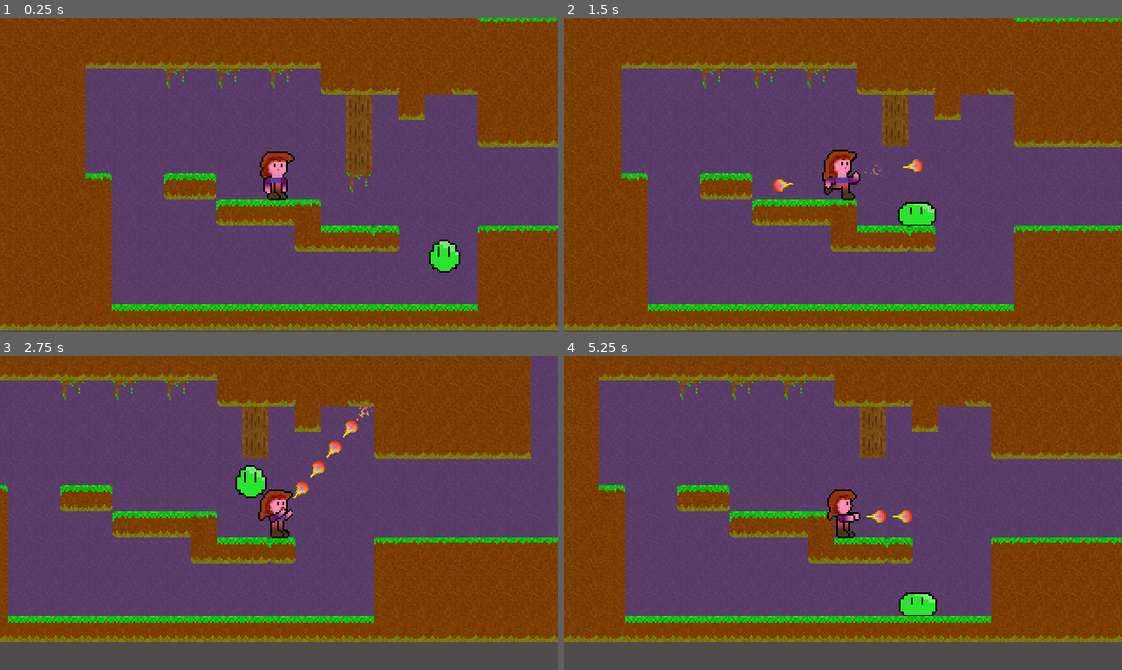
Above: before the commit, frames 1-4 (two rows, left to right).
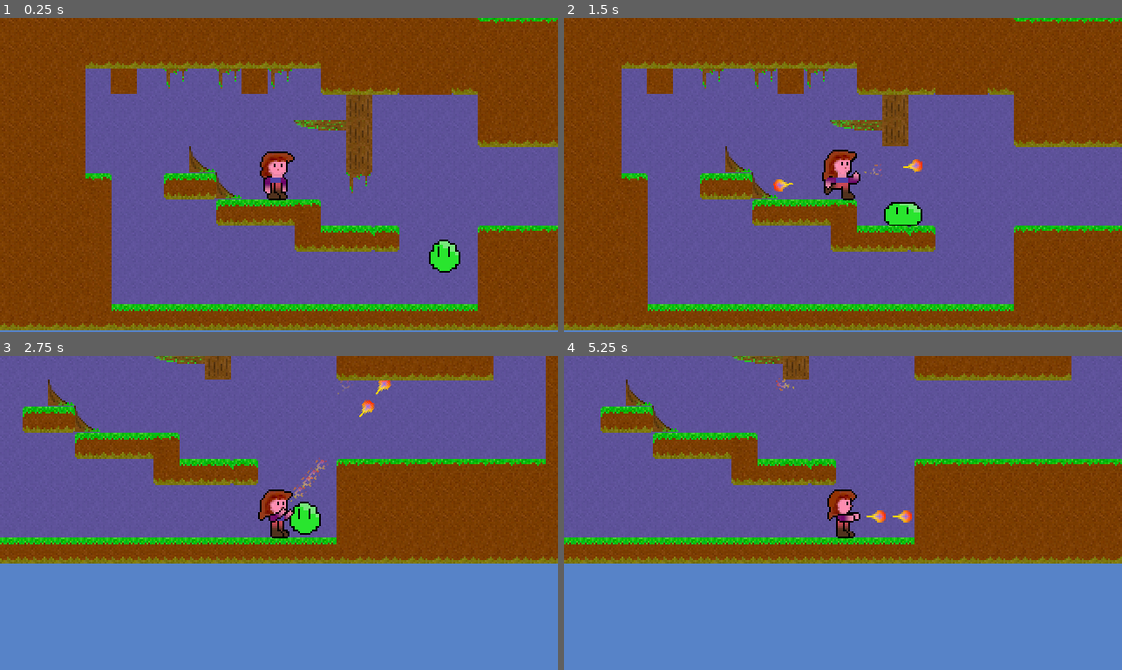
Above: after the commit, the same moments.

Repository: Teaching-myself-Godot/godot-zelia
Game: Godot game, scene res://game.tscn
Same seed, same stepped clock (60 frames per second), same inputs: the game is played once before the commit and once after it.
Inputs (mouse positions are in pixels of both pictures, inside the frame that each line leads up to):
- Up to frame 1 (0.25 s): no input
- Up to frame 2 (1.5 s): move the mouse to (965, 159) at 0.52 s; press the mouse at (965, 159) at 0.53 s; hold D (Run right) from 0.53 s (still down); tap W (Jump) at 0.77 s; move the mouse to (731, 190) at 1.27 s; release the mouse at (731, 190) at 1.28 s; click (731, 190) at 1.35 s
- Up to frame 3 (2.75 s): tap W (Jump) at 1.52 s; move the mouse to (334, 443) at 2.02 s; release D (Run right) at 2.03 s; press the mouse at (334, 443) at 2.03 s; hold A (Run left) from 2.03 s (still down)
- Up to frame 4 (5.25 s): move the mouse to (815, 575) at 2.77 s; release A (Run left) at 2.78 s; release the mouse at (815, 575) at 2.78 s; hold D (Run right) 2.78-4.28 s; click (815, 575) at 2.85 s; tap W (Jump) at 3.02, 3.77, 4.52 s; move the mouse to (1010, 560) at 3.52 s; press the mouse at (1010, 560) at 3.53 s; move the mouse to (675, 465) at 4.27 s; release the mouse at (675, 465) at 4.28 s; hold A (Run left) 4.28-5.03 s; click (675, 465) at 4.35 s; move the mouse to (870, 513) at 5.02 s; press the mouse at (870, 513) at 5.03 s; hold D (Run right) from 5.03 s (still down)

The runs differ from the first frame. In frame 1, 46% of the frame differs, in the area x 0-100%, y 16-100%; in frame 2, 48%; in frame 3, 94%; in frame 4, 94%, in the area x 0-100%, y 0-100%.

Commit message:
copies polygons for breakable terrains.

Diff:
--- a/game.gd
+++ b/game.gd
@@ -20,9 +20,11 @@
 	spell.velocity = Vector2.from_angle(direction) * 150.0
 
 
-func _on_breakable_terrains_add_breakable_tile(position, texture, atlas_coords, hp, falls_down):
+func _on_breakable_terrains_add_breakable_tile(
+	position, texture, atlas_coords, collisigon, hp, falls_down):
 	var breakable_tile = BreakableTile.instantiate()
 	breakable_tile.position = position
+	breakable_tile.collisigon = collisigon
 	breakable_tile.hp = hp
 	breakable_tile.texture = texture
 	breakable_tile.atlas_coords = atlas_coords
--- a/game.tscn
+++ b/game.tscn
@@ -29,11 +29,11 @@
 layer_0/tile_data = PackedInt32Array(196604, 262144, 0, 196605, 262144, 0, 262141, 65536, 65537, 262142, 65536, 65537,  …(10128 unchanged characters)…
 
 [node name="BreakableTerrains" parent="." instance=ExtResource("6_72jxg")]
-layer_0/tile_data = PackedInt32Array(1048594, 65537, 2, 983058, 65537, 1, 917522, 65537, 1, 851986, 65537, 65537, 851988, 262144, 2)
+layer_0/tile_data = PackedInt32Array(1048594, 65537, 2, 983058, 65537, 1, 917522, 65537, 1, 851986, 65537, 65537, 1048589, 327681, 0, 983052, 327681, 0)
 metadata/hp = 10
 
 [node name="FallingTerrains" parent="." instance=ExtResource("6_72jxg")]
-layer_0/tile_data = PackedInt32Array(786445, 65537, 2, 786443, 65537, 2, 786447, 65537, 2)
+layer_0/tile_data = PackedInt32Array(786445, 65537, 2, 786443, 65537, 2, 786447, 65537, 2, 917521, 65537, 3, 917520, 1, 3, 786441, 327680, 1, 786446, 65536, 65537)
 metadata/hp = 2
 metadata/falls_down = true
 
--- a/project.godot
+++ b/project.godot
@@ -80,3 +80,4 @@
 textures/canvas_textures/default_texture_filter=0
 renderer/rendering_method="gl_compatibility"
 renderer/rendering_method.mobile="gl_compatibility"
+environment/defaults/default_clear_color=Color(0.341176, 0.513726, 0.784314, 1)
--- a/terrains/breakable-terrains.tres
+++ b/terrains/breakable-terrains.tres
@@ -10,32 +10,50 @@
 1:0/0 = 0
 1:0/0/terrain_set = 0
 1:0/0/terrain = 0
+1:0/0/physics_layer_0/linear_velocity = Vector2(0, 0)
+1:0/0/physics_layer_0/angular_velocity = 0.0
+1:0/0/physics_layer_0/polygon_0/points = PackedVector2Array(-7.5, -7.5, 7.5, -7.5, 7.5, 7.5, -7.5, 7.5)
 1:0/0/terrains_peering_bit/bottom_side = 0
 3:0/0 = 0
 3:0/0/terrain_set = 0
 3:0/0/terrain = 0
+3:0/0/physics_layer_0/linear_velocity = Vector2(0, 0)
+3:0/0/physics_layer_0/angular_velocity = 0.0
+3:0/0/physics_layer_0/polygon_0/points = PackedVector2Array(-7.5, -7.5, 7.5, -7.5, 7.5, 7.5, -7.5, 7.5)
 3:0/0/terrains_peering_bit/right_side = 0
 3:0/0/terrains_peering_bit/bottom_side = 0
 4:0/0 = 0
 4:0/0/terrain_set = 0
 4:0/0/terrain = 0
+4:0/0/physics_layer_0/linear_velocity = Vector2(0, 0)
+4:0/0/physics_layer_0/angular_velocity = 0.0
+4:0/0/physics_layer_0/polygon_0/points = PackedVector2Array(-7.5, -7.5, 7.5, -7.5, 7.5, 7.5, -7.5, 7.5)
 4:0/0/terrains_peering_bit/right_side = 0
 4:0/0/terrains_peering_bit/bottom_side = 0
 4:0/0/terrains_peering_bit/left_side = 0
 5:0/0 = 0
 5:0/0/terrain_set = 0
 5:0/0/terrain = 0
+5:0/0/physics_layer_0/linear_velocity = Vector2(0, 0)
+5:0/0/physics_layer_0/angular_velocity = 0.0
+5:0/0/physics_layer_0/polygon_0/points = PackedVector2Array(-7.5, -7.5, 7.5, -7.5, 7.5, 7.5, -7.5, 7.5)
 5:0/0/terrains_peering_bit/bottom_side = 0
 5:0/0/terrains_peering_bit/left_side = 0
 1:1/next_alternative_id = 2
 1:1/0 = 0
 1:1/0/terrain_set = 0
 1:1/0/terrain = 0
+1:1/0/physics_layer_0/linear_velocity = Vector2(0, 0)
+1:1/0/physics_layer_0/angular_velocity = 0.0
+1:1/0/physics_layer_0/polygon_0/points = PackedVector2Array(-7.5, -7.5, 7.5, -7.5, 7.5, 7.5, -7.5, 7.5)
 1:1/0/terrains_peering_bit/bottom_side = 0
 1:1/0/terrains_peering_bit/top_side = 0
 1:1/1 = 1
 1:1/1/terrain_set = 0
 1:1/1/terrain = 0
+1:1/1/physics_layer_0/linear_velocity = Vector2(0, 0)
+1:1/1/physics_layer_0/angular_velocity = 0.0
+1:1/1/physics_layer_0/polygon_0/points = PackedVector2Array(-7.5, -7.5, 7.5, -7.5, 7.5, 7.5, -7.5, 7.5)
 1:1/1/terrains_peering_bit/right_side = 0
 1:1/1/terrains_peering_bit/bottom_side = 0
 1:1/1/terrains_peering_bit/left_side = 0
@@ -43,50 +61,80 @@
 3:1/0 = 0
 3:1/0/terrain_set = 0
 3:1/0/terrain = 0
+3:1/0/physics_layer_0/linear_velocity = Vector2(0, 0)
+3:1/0/physics_layer_0/angular_velocity = 0.0
+3:1/0/physics_layer_0/polygon_0/points = PackedVector2Array(-7.5, -7.5, 7.5, -7.5, 7.5, 7.5, -7.5, 7.5)
 3:1/0/terrains_peering_bit/right_side = 0
 3:1/0/terrains_peering_bit/bottom_side = 0
 3:1/0/terrains_peering_bit/top_side = 0
 4:1/0 = 0
 4:1/0/terrain_set = 0
 4:1/0/terrain = 0
+4:1/0/physics_layer_0/linear_velocity = Vector2(0, 0)
+4:1/0/physics_layer_0/angular_velocity = 0.0
+4:1/0/physics_layer_0/polygon_0/points = PackedVector2Array(-7.5, -7.5, 7.5, -7.5, 7.5, 7.5, -7.5, 7.5)
 5:1/0 = 0
 5:1/0/terrain_set = 0
 5:1/0/terrain = 0
+5:1/0/physics_layer_0/linear_velocity = Vector2(0, 0)
+5:1/0/physics_layer_0/angular_velocity = 0.0
+5:1/0/physics_layer_0/polygon_0/points = PackedVector2Array(-7.5, -7.5, 7.5, -7.5, 7.5, 7.5, -7.5, 7.5)
 5:1/0/terrains_peering_bit/bottom_side = 0
 5:1/0/terrains_peering_bit/left_side = 0
 5:1/0/terrains_peering_bit/top_side = 0
 1:2/0 = 0
 1:2/0/terrain_set = 0
 1:2/0/terrain = 0
+1:2/0/physics_layer_0/linear_velocity = Vector2(0, 0)
+1:2/0/physics_layer_0/angular_velocity = 0.0
+1:2/0/physics_layer_0/polygon_0/points = PackedVector2Array(-7.5, -7.5, 7.5, -7.5, 7.5, 7.5, -7.5, 7.5)
 1:2/0/terrains_peering_bit/top_side = 0
 3:2/0 = 0
 3:2/0/terrain_set = 0
 3:2/0/terrain = 0
+3:2/0/physics_layer_0/linear_velocity = Vector2(0, 0)
+3:2/0/physics_layer_0/angular_velocity = 0.0
+3:2/0/physics_layer_0/polygon_0/points = PackedVector2Array(-7.5, -7.5, 7.5, -7.5, 7.5, 7.5, -7.5, 7.5)
 3:2/0/terrains_peering_bit/right_side = 0
 3:2/0/terrains_peering_bit/top_side = 0
 4:2/0 = 0
 4:2/0/terrain_set = 0
 4:2/0/terrain = 0
+4:2/0/physics_layer_0/linear_velocity = Vector2(0, 0)
+4:2/0/physics_layer_0/angular_velocity = 0.0
+4:2/0/physics_layer_0/polygon_0/points = PackedVector2Array(-7.5, -7.5, 7.5, -7.5, 7.5, 7.5, -7.5, 7.5)
 4:2/0/terrains_peering_bit/right_side = 0
 4:2/0/terrains_peering_bit/left_side = 0
 4:2/0/terrains_peering_bit/top_side = 0
 5:2/0 = 0
 5:2/0/terrain_set = 0
 5:2/0/terrain = 0
+5:2/0/physics_layer_0/linear_velocity = Vector2(0, 0)
+5:2/0/physics_layer_0/angular_velocity = 0.0
+5:2/0/physics_layer_0/polygon_0/points = PackedVector2Array(-7.5, -7.5, 7.5, -7.5, 7.5, 7.5, -7.5, 7.5)
 5:2/0/terrains_peering_bit/left_side = 0
 5:2/0/terrains_peering_bit/top_side = 0
 0:3/0 = 0
 0:3/0/terrain_set = 0
 0:3/0/terrain = 0
+0:3/0/physics_layer_0/linear_velocity = Vector2(0, 0)
+0:3/0/physics_layer_0/angular_velocity = 0.0
+0:3/0/physics_layer_0/polygon_0/points = PackedVector2Array(-7.5, -7.5, 7.5, -7.5, 7.5, 7.5, -7.5, 7.5)
 0:3/0/terrains_peering_bit/right_side = 0
 1:3/0 = 0
 1:3/0/terrain_set = 0
 1:3/0/terrain = 0
+1:3/0/physics_layer_0/linear_velocity = Vector2(0, 0)
+1:3/0/physics_layer_0/angular_velocity = 0.0
+1:3/0/physics_layer_0/polygon_0/points = PackedVector2Array(-7.5, -7.5, 7.5, -7.5, 7.5, 7.5, -7.5, 7.5)
 1:3/0/terrains_peering_bit/right_side = 0
 1:3/0/terrains_peering_bit/left_side = 0
 2:3/0 = 0
 2:3/0/terrain_set = 0
 2:3/0/terrain = 0
+2:3/0/physics_layer_0/linear_velocity = Vector2(0, 0)
+2:3/0/physics_layer_0/angular_velocity = 0.0
+2:3/0/physics_layer_0/polygon_0/points = PackedVector2Array(-7.5, -7.5, 7.5, -7.5, 7.5, 7.5, -7.5, 7.5)
 2:3/0/terrains_peering_bit/left_side = 0
 
 [sub_resource type="TileSetAtlasSource" id="TileSetAtlasSource_dlgml"]
@@ -96,32 +144,50 @@
 1:0/0 = 0
 1:0/0/terrain_set = 0
 1:0/0/terrain = 1
+1:0/0/physics_layer_0/linear_velocity = Vector2(0, 0)
+1:0/0/physics_layer_0/angular_velocity = 0.0
+1:0/0/physics_layer_0/polygon_0/points = PackedVector2Array(-5, 1.125, 0.125, -7.5, 4.625, 0.5, 7.5, 7.5, -7.5, 7.5)
 1:0/0/terrains_peering_bit/bottom_side = 1
 3:0/0 = 0
 3:0/0/terrain_set = 0
 3:0/0/terrain = 1
+3:0/0/physics_layer_0/linear_velocity = Vector2(0, 0)
+3:0/0/physics_layer_0/angular_velocity = 0.0
+3:0/0/physics_layer_0/polygon_0/points = PackedVector2Array(0, 4.625, 5.5, -1.25, 6.375, -7.5, 7.5, -7.5, 7.5, 7.5, -7.5, 7.5)
 3:0/0/terrains_peering_bit/right_side = 1
 3:0/0/terrains_peering_bit/bottom_side = 1
 4:0/0 = 0
 4:0/0/terrain_set = 0
 4:0/0/terrain = 1
+4:0/0/physics_layer_0/linear_velocity = Vector2(0, 0)
+4:0/0/physics_layer_0/angular_velocity = 0.0
+4:0/0/physics_layer_0/polygon_0/points = PackedVector2Array(-7.5, -7.5, 7.5, -7.5, 7.5, 7.5, -7.5, 7.5)
 4:0/0/terrains_peering_bit/right_side = 1
 4:0/0/terrains_peering_bit/bottom_side = 1
 4:0/0/terrains_peering_bit/left_side = 1
 5:0/0 = 0
 5:0/0/terrain_set = 0
 5:0/0/terrain = 1
+5:0/0/physics_layer_0/linear_velocity = Vector2(0, 0)
+5:0/0/physics_layer_0/angular_velocity = 0.0
+5:0/0/physics_layer_0/polygon_0/points = PackedVector2Array(-7.5, -7.5, -3.5, 0.375, 1.5, 4.625, 7.5, 7.5, -7.5, 7.5)
 5:0/0/terrains_peering_bit/bottom_side = 1
 5:0/0/terrains_peering_bit/left_side = 1
 1:1/next_alternative_id = 2
 1:1/0 = 0
 1:1/0/terrain_set = 0
 1:1/0/terrain = 1
+1:1/0/physics_layer_0/linear_velocity = Vector2(0, 0)
+1:1/0/physics_layer_0/angular_velocity = 0.0
+1:1/0/physics_layer_0/polygon_0/points = PackedVector2Array(-7.5, -7.5, 7.5, -7.5, 7.5, 7.5, -7.5, 7.5)
 1:1/0/terrains_peering_bit/bottom_side = 1
 1:1/0/terrains_peering_bit/top_side = 1
 1:1/1 = 1
 1:1/1/terrain_set = 0
 1:1/1/terrain = 1
+1:1/1/physics_layer_0/linear_velocity = Vector2(0, 0)
+1:1/1/physics_layer_0/angular_velocity = 0.0
+1:1/1/physics_layer_0/polygon_0/points = PackedVector2Array(-7.5, -7.5, 7.5, -7.5, 7.5, 7.5, -7.5, 7.5)
 1:1/1/terrains_peering_bit/right_side = 1
 1:1/1/terrains_peering_bit/bottom_side = 1
 1:1/1/terrains_peering_bit/left_side = 1
@@ -129,54 +195,86 @@
 3:1/0 = 0
 3:1/0/terrain_set = 0
 3:1/0/terrain = 1
+3:1/0/physics_layer_0/linear_velocity = Vector2(0, 0)
+3:1/0/physics_layer_0/angular_velocity = 0.0
+3:1/0/physics_layer_0/polygon_0/points = PackedVector2Array(-7.5, -7.5, 7.5, -7.5, 7.5, 7.5, -7.5, 7.5)
 3:1/0/terrains_peering_bit/right_side = 1
 3:1/0/terrains_peering_bit/bottom_side = 1
 3:1/0/terrains_peering_bit/top_side = 1
 4:1/0 = 0
 4:1/0/terrain_set = 0
 4:1/0/terrain = 1
+4:1/0/physics_layer_0/linear_velocity = Vector2(0, 0)
+4:1/0/physics_layer_0/angular_velocity = 0.0
+4:1/0/physics_layer_0/polygon_0/points = PackedVector2Array(-7.5, -7.5, 7.5, -7.5, 7.5, 7.5, -7.5, 7.5)
 5:1/0 = 0
 5:1/0/terrain_set = 0
 5:1/0/terrain = 1
+5:1/0/physics_layer_0/linear_velocity = Vector2(0, 0)
+5:1/0/physics_layer_0/angular_velocity = 0.0
+5:1/0/physics_layer_0/polygon_0/points = PackedVector2Array(-7.5, -7.5, 7.5, -7.5, 7.5, 7.5, -7.5, 7.5)
 5:1/0/terrains_peering_bit/bottom_side = 1
 5:1/0/terrains_peering_bit/left_side = 1
 5:1/0/terrains_peering_bit/top_side = 1
 1:2/0 = 0
 1:2/0/terrain_set = 0
 1:2/0/terrain = 1
+1:2/0/physics_layer_0/linear_velocity = Vector2(0, 0)
+1:2/0/physics_layer_0/angular_velocity = 0.0
+1:2/0/physics_layer_0/polygon_0/points = PackedVector2Array(-7.5, -7.5, 7.5, -7.5, 4.5, 0.625, -2.875, -5.875, -3, 4, -5.375, 3.25)
 1:2/0/terrains_peering_bit/top_side = 1
 3:2/0 = 0
 3:2/0/terrain_set = 0
 3:2/0/terrain = 1
+3:2/0/physics_layer_0/linear_velocity = Vector2(0, 0)
+3:2/0/physics_layer_0/angular_velocity = 0.0
+3:2/0/physics_layer_0/polygon_0/points = PackedVector2Array(-7.5, -7.5, 7.5, -7.5, 7.5, 7.5, -7.5, 7.5)
 3:2/0/terrains_peering_bit/right_side = 1
 3:2/0/terrains_peering_bit/top_side = 1
 4:2/0 = 0
 4:2/0/terrain_set = 0
 4:2/0/terrain = 1
+4:2/0/physics_layer_0/linear_velocity = Vector2(0, 0)
+4:2/0/physics_layer_0/angular_velocity = 0.0
+4:2/0/physics_layer_0/polygon_0/points = PackedVector2Array(-7.5, -7.5, 7.5, -7.5, 7.5, 7.5, -7.5, 7.5)
 4:2/0/terrains_peering_bit/right_side = 1
 4:2/0/terrains_peering_bit/left_side = 1
 4:2/0/terrains_peering_bit/top_side = 1
 5:2/0 = 0
 5:2/0/terrain_set = 0
 5:2/0/terrain = 1
+5:2/0/physics_layer_0/linear_velocity = Vector2(0, 0)
+5:2/0/physics_layer_0/angular_velocity = 0.0
+5:2/0/physics_layer_0/polygon_0/points = PackedVector2Array(-7.5, -7.5, 7.5, -7.5, 7.5, 7.5, -7.5, 7.5)
 5:2/0/terrains_peering_bit/left_side = 1
 5:2/0/terrains_peering_bit/top_side = 1
 0:3/0 = 0
 0:3/0/terrain_set = 0
 0:3/0/terrain = 1
+0:3/0/physics_layer_0/linear_velocity = Vector2(0, 0)
+0:3/0/physics_layer_0/angular_velocity = 0.0
+0:3/0/physics_layer_0/polygon_0/points = PackedVector2Array(-7.5, -7.5, 7.5, -7.5, 7.5, -2.22725, -4.00904, -3.22951)
 0:3/0/terrains_peering_bit/right_side = 1
 1:3/0 = 0
 1:3/0/terrain_set = 0
 1:3/0/terrain = 1
+1:3/0/physics_layer_0/linear_velocity = Vector2(0, 0)
+1:3/0/physics_layer_0/angular_velocity = 0.0
+1:3/0/physics_layer_0/polygon_0/points = PackedVector2Array(-7.5, -7.5, 7.5, -7.5, 8.625, -1.125, -7.5, -1)
 1:3/0/terrains_peering_bit/right_side = 1
 1:3/0/terrains_peering_bit/left_side = 1
 2:3/0 = 0
 2:3/0/terrain_set = 0
 2:3/0/terrain = 1
+2:3/0/physics_layer_0/linear_velocity = Vector2(0, 0)
+2:3/0/physics_layer_0/angular_velocity = 0.0
+2:3/0/physics_layer_0/polygon_0/points = PackedVector2Array(-7.5, -7.5, 7.5, -7.5, 6.5, -4.375, 0.875, -2.375, -7.5, -1.75)
 2:3/0/terrains_peering_bit/left_side = 1
 
 [resource]
 tile_size = Vector2i(15, 15)
+physics_layer_0/collision_layer = 3
+physics_layer_0/collision_mask = 3
 terrain_set_0/mode = 2
 terrain_set_0/terrain_0/name = "Grass and Dirt"
 terrain_set_0/terrain_0/color = Color(0.666667, 0.945098, 0.639216, 1)
--- a/terrains/breakable_terrains.gd
+++ b/terrains/breakable_terrains.gd
@@ -1,11 +1,29 @@
 extends TileMap
 
-signal add_breakable_tile(position: Vector2, texture : Texture2D, atlas_coords : Vector2i, hp : int, falls_down : bool)
-# Called when the node enters the scene tree for the first time.
+signal add_breakable_tile(
+	position     : Vector2,
+	texture      : Texture2D,
+	atlas_coords : Vector2i,
+	collisigon   : PackedVector2Array,
+	hp           : int,
+	falls_down   : bool
+)
+
 func _ready():
 	visible = false
+
 	for tile in get_used_cells(0):
 		var source_id = get_cell_source_id(0, tile)
-		var tileset_source = tile_set.get_source(source_id)
+		var tileset_source : TileSetAtlasSource = tile_set.get_source(source_id)
 		var tile_atlas_coords = get_cell_atlas_coords(0, tile)
-		emit_signal("add_breakable_tile", tile * 15, tileset_source.texture, tile_atlas_coords, get_meta("hp"), get_meta("falls_down"))
+		var tile_data = tileset_source.get_tile_data(tile_atlas_coords, 0)
+		emit_signal(
+			"add_breakable_tile",
+			tile * 15,
+			tileset_source.texture,
+			tile_atlas_coords,
+			tile_data.get_collision_polygon_points(0, 0),
+			get_meta("hp"),
+			get_meta("falls_down")
+		)
+	queue_free()
--- a/terrains/breakable_tile.gd
+++ b/terrains/breakable_tile.gd
@@ -3,6 +3,7 @@
 @export var hp : int
 @export var texture : Texture2D
 @export var atlas_coords : Vector2
+@export var collisigon : PackedVector2Array
 @export var falls_down : bool = false
 @export var velocity = Vector2.ZERO
 @export var damage = 2;
@@ -12,8 +13,7 @@
 func _ready():
 	$Sprite2D.set_texture(texture)
 	$Sprite2D.region_rect = Rect2(atlas_coords.x * 15, atlas_coords.y * 15, 15, 15)
-
-
+	$CollisionPolygon2D.polygon = collisigon
 
 func _process(delta):
 	if gravity_scale > 0:
@@ -22,6 +22,7 @@
 			var collider = collision.get_collider()
 			if collider.has_method("take_damage"):
 				collider.take_damage(damage)
+
 			queue_free()
 
 
@@ -38,9 +39,3 @@
 func _on_visible_on_screen_notifier_2d_screen_exited():
 	if gravity_scale > 0:
 		queue_free()
-
-func _on_body_entered(body):
-	if gravity_scale > 0:
-		if body.has_method("take_damage"):
-			body.take_damage(damage)
-		queue_free()
--- a/terrains/breakable_tile.tscn
+++ b/terrains/breakable_tile.tscn
@@ -11,11 +11,12 @@
 collision_layer = 3
 collision_mask = 3
 script = ExtResource("1_hx667")
-metadata/_edit_group_ = true
 
 [node name="CollisionShape2D" type="CollisionShape2D" parent="."]
+visible = false
 position = Vector2(7, 7)
 shape = SubResource("RectangleShape2D_076g6")
+disabled = true
 
 [node name="Sprite2D" type="Sprite2D" parent="."]
 position = Vector2(7, 7)
@@ -23,5 +24,10 @@
 region_enabled = true
 
 [node name="VisibleOnScreenNotifier2D" type="VisibleOnScreenNotifier2D" parent="."]
+position = Vector2(7, 7)
+metadata/_edit_group_ = true
+
+[node name="CollisionPolygon2D" type="CollisionPolygon2D" parent="."]
+position = Vector2(7, 7)
 
 [connection signal="screen_exited" from="VisibleOnScreenNotifier2D" to="." method="_on_visible_on_screen_notifier_2d_screen_exited"]
